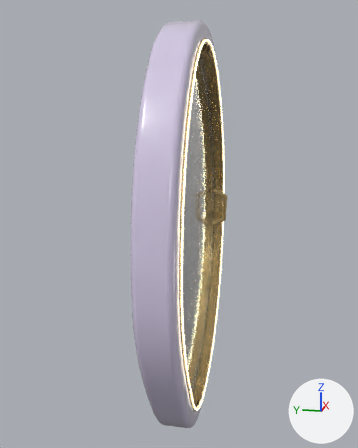
The glTF model public/models/doors/orbit.glb, before and after one commit.
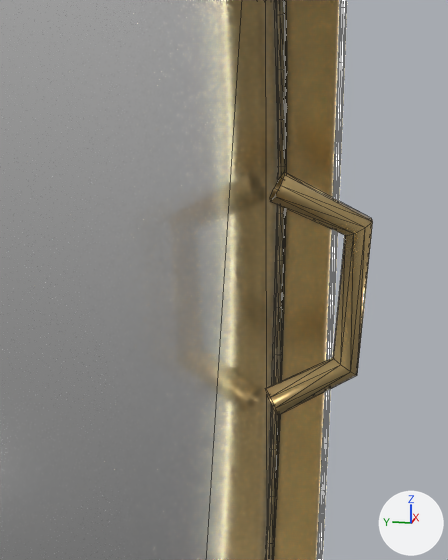
Old and new are each drawn whole from a 50 mm lens placed at (-3.867, -0.668, 2.566), pointed at (-0.056, 0.094, 1.613) and again close up from a 50 mm lens placed at (-0.082, -0.163, 1.824), pointed at (0.813, 0.016, 1.6). Every picture has the same lights, and +X, +Y and +Z are marked at lower right. The last two pictures show the newer version. The close-ups show mesh edges as thin lines. Where no turn or scale is listed for an object, it has been applied to the vertices.

Names of what the first close-up shows: 'Fixed_ChampagneReveal.005', 'Fixed_InnerLight_Front.005', 'Moving_GlassLeaf.005', 'Moving_PolishedEdge.005', 'Moving_Pull.005'.
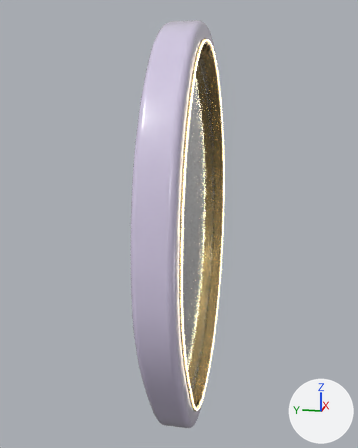
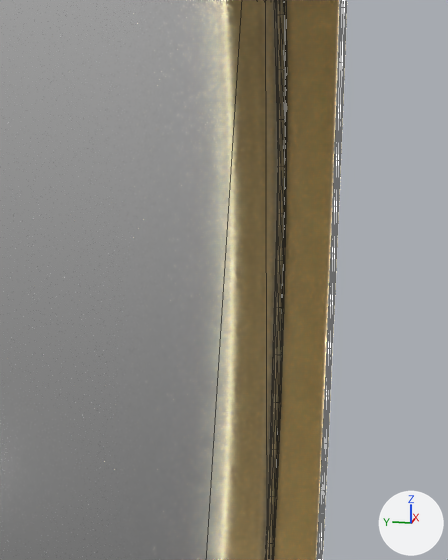
Where the change shows, as pixel boxes [x1, y1, x2, y2] in the close-ups (448 x 560 px):
'Moving_Pull.005', deleted (beige): before [265, 172, 373, 415]

The change in detail:
Object 'Moving_Pull.005' (ob_moving_pull_005) is deleted.
